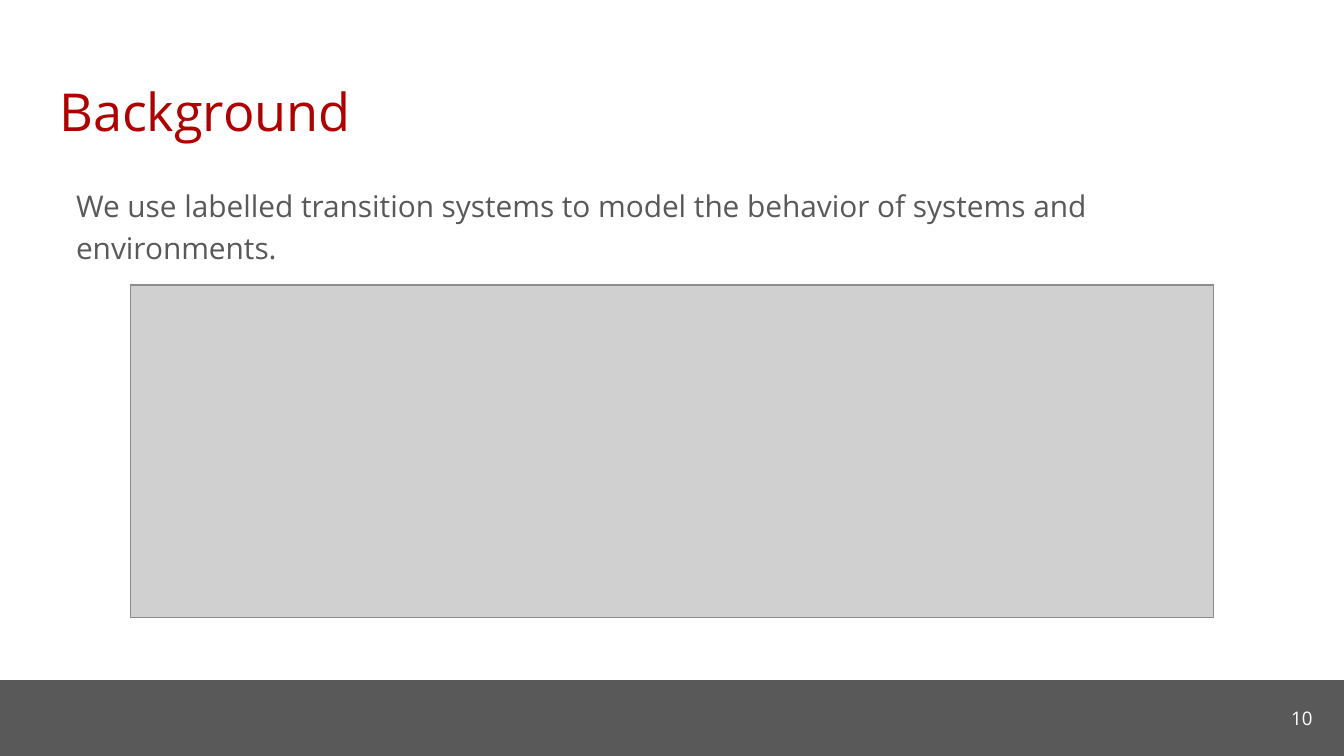
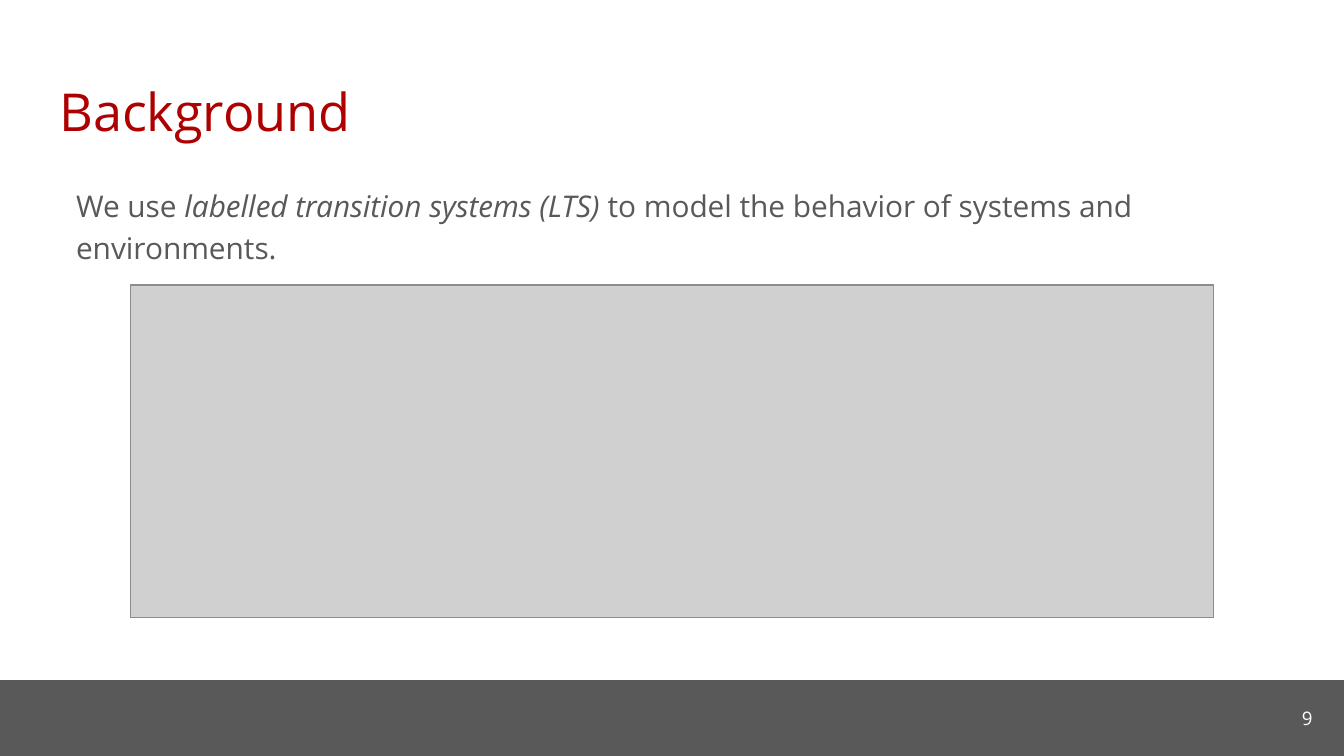
Before and after one commit to cmu-soda/Robustness, a slide deck: slide 9 of Robustness.pptx (slide 10 before the commit). Drawn at 1344x756 pixels with LibreOffice and Linux fonts; fonts in the diff are those of the drawing; grey boxes stand for pictures; background and template pictures are left out. Boxes give left, top, right and bottom in pixels: in the first picture for what was removed or moved away, otherwise in the second. Text is boxed around its words. In the diff, an @@ line names an element or a change of style, - is before the commit and + after.

```diff
--- a/Robustness.pptx
+++ b/Robustness.pptx
@@ text at box(76, 194, 1132, 260): text changed @@
-We use labelled transition systems to model the behavior of systems and environments.
+We use labelled transition systems (LTS) to model the behavior of systems and environments.
@@ page number at box(1302, 711, 1313, 725): text changed @@
-10
+9
```
Also in this commit, not shown: 19 other slides changed, 3 slides added, 3 slides removed.
